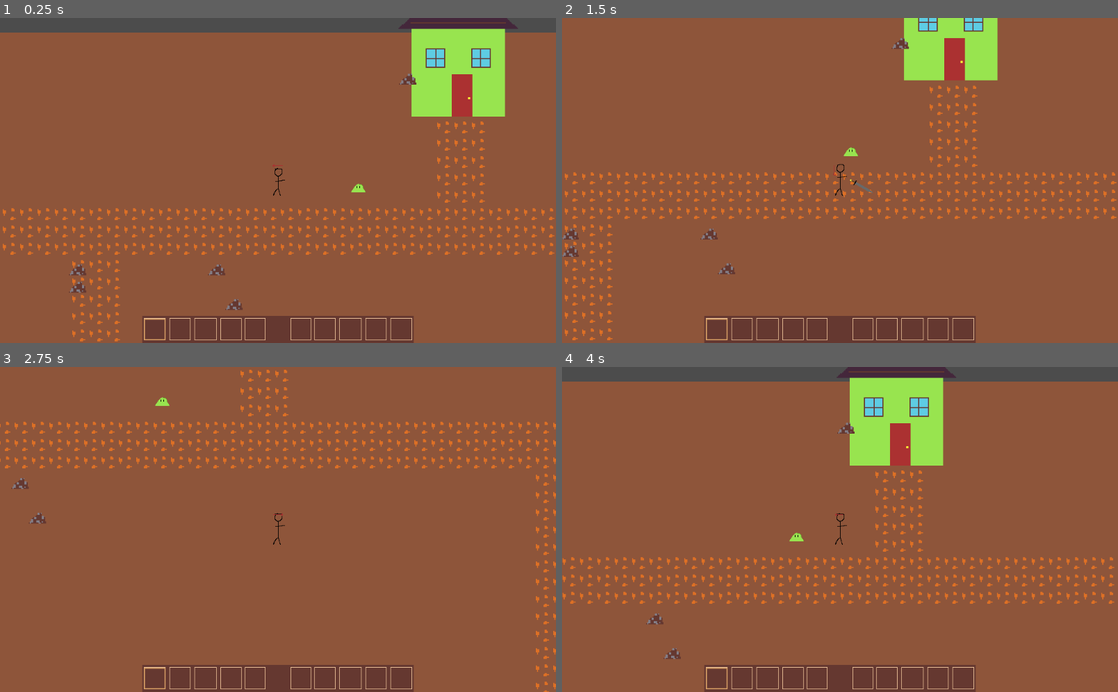
Above: before the commit, frames 1-4 (two rows, left to right).
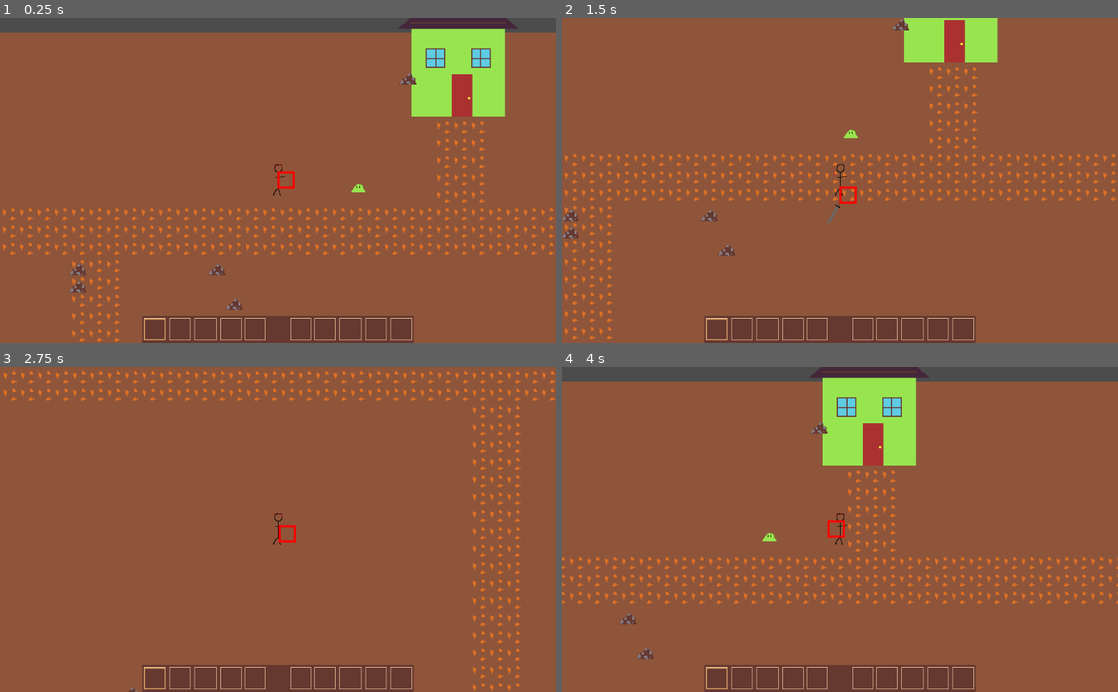
Above: after the commit, the same moments.

Repository: ToxicGLaDOS/cavetown
Game: Godot game, scene res://main.tscn
Same seed, same stepped clock (60 frames per second), same inputs: the game is played once before the commit and once after it.
Inputs:
- Up to frame 1 (0.25 s): no input
- Up to frame 2 (1.5 s): tap Enter at 0.5 s; hold D 0.53-1.28 s; tap Space at 0.6, 0.77, 1.07 s; hold S from 1.28 s (still down); tap E at 1.35 s
- Up to frame 3 (2.75 s): tap Space at 1.52, 1.55, 1.82, 2.1 s; release S at 2.03 s; hold D from 2.03 s (still down)
- Up to frame 4 (4 s): release D at 2.78 s; hold W 2.78-3.53 s; tap E at 2.85 s; tap Space at 3.02, 3.05, 3.32, 3.6, 3.77 s; hold A from 3.53 s (still down)

The runs differ from the first frame. In frame 1, 0.1% of the frame differs, in the area x 49-53%, y 44-53%; in frame 2, 5.4%; in frame 3, 5.4%; in frame 4, 9.1%, in the area x 0-100%, y 0-90%.

Commit message:
Add movement of hit position when player changes what direction their facing

Diff:
--- a/items/ground_items/ground_item.gd
+++ b/items/ground_items/ground_item.gd
@@ -3,20 +3,11 @@
 
 export(Resource) var item
 
-# Called when the node enters the scene tree for the first time.
-func _ready():
-    pass # Replace with function body.
-
 # Connected to body_entered(body) signal
 func _on_body_entered(body):
-    # TODO: This seems error prone. Probably change this later
-    if body.get_parent().name == "Player":
+    if body.is_in_group("player"):
         var item_stack = ItemStack.new()
         item_stack.item = item
         item_stack.quantity = 1
-        body.get_parent().pickup_item(item_stack)
+        body.pickup_item(item_stack)
         queue_free()
-
-# Called every frame. 'delta' is the elapsed time since the previous frame.
-#func _process(delta):
-#    pass
--- a/main.tscn
+++ b/main.tscn
@@ -33,16 +33,6 @@
 scale = Vector2( 0.5, 0.5 )
 tilemap_path = NodePath("../Ore")
 inventory_path = NodePath("../CanvasLayer/Inventory")
-
-[node name="KinematicBody2D" parent="Player" index="0"]
-speed = 10000.0
-
-[node name="MeshInstance2D" type="MeshInstance2D" parent="."]
-visible = false
-mesh = SubResource( 1 )
-texture = SubResource( 3 )
-script = ExtResource( 5 )
-player = NodePath("../Player/KinematicBody2D/Position2D")
 
 [node name="Ore" parent="." instance=ExtResource( 4 )]
 
@@ -167,4 +157,11 @@
 [node name="Slime" parent="." instance=ExtResource( 6 )]
 position = Vector2( 411.187, 128.723 )
 
+[node name="MeshInstance2D" type="MeshInstance2D" parent="."]
+position = Vector2( -20, 0 )
+mesh = SubResource( 13 )
+texture = SubResource( 14 )
+script = ExtResource( 5 )
+player_path = NodePath("../Player")
+
 [editable path="Player"]
--- a/player/player.gd
+++ b/player/player.gd
@@ -1,25 +1,66 @@
-extends Node2D
-
-
-# Declare member variables here. Examples:
-# var a = 2
-# var b = "text"
+extends KinematicBody2D
 
 export(NodePath) var tilemap_path
 export(NodePath) var hit_position_path
 export(NodePath) var inventory_path
 export(NodePath) var sword_path
+export(NodePath) var animated_sprite_path
 
-# Called when the node enters the scene tree for the first time.
+export(float) var speed
+
+var tilemap: TileMap
+var hit_position: Position2D
+var animated_sprite: AnimatedSprite
+# The distance away from the character that we're hitting
+var hit_position_distance: float
+
+enum Direction {UP, LEFT, DOWN, RIGHT}
+
 func _ready():
-    pass # Replace with function body.
+    tilemap = get_node(tilemap_path)
+    hit_position = get_node(hit_position_path)
+    animated_sprite = get_node(animated_sprite_path)
+    hit_position_distance = hit_position.position.length()
+
+
+# Called every frame. 'delta' is the elapsed time since the previous frame.
+func _process(delta):
+    if Input.is_key_pressed(KEY_W):
+        move_and_slide(Vector2(0, -1) * speed * delta)
+        rotate_character(Direction.UP)
+    if Input.is_key_pressed(KEY_A):
+        move_and_slide(Vector2(-1, 0) * speed * delta)
+        rotate_character(Direction.LEFT)
+    if Input.is_key_pressed(KEY_S):
+        move_and_slide(Vector2(0, 1) * speed * delta)
+        rotate_character(Direction.DOWN)
+    if Input.is_key_pressed(KEY_D):
+        move_and_slide(Vector2(1, 0) * speed * delta)
+        rotate_character(Direction.RIGHT)
+
+func rotate_character(direction):
+    if direction == Direction.UP:
+        animated_sprite.animation = "up"
+        hit_position.position = Vector2(0, 2 * -hit_position_distance)
+        hit_position.rotation_degrees = -90
+    elif direction == Direction.LEFT:
+        animated_sprite.animation = "left"
+        hit_position.position = Vector2(-hit_position_distance, 0)
+        hit_position.rotation_degrees = 180
+    elif direction == Direction.DOWN:
+        animated_sprite.animation = "down"
+        hit_position.position = Vector2(0, 2 * hit_position_distance)
+        hit_position.rotation_degrees = 90
+    elif direction == Direction.RIGHT:
+        animated_sprite.animation = "right"
+        hit_position.position = Vector2(hit_position_distance, 0)
+        hit_position.rotation_degrees = 0
 
 func break_ore():
-        var hit_position = get_node(hit_position_path).global_position
-        var tilemap = get_node(tilemap_path)
+        var position = hit_position.global_position
 
-        var hit_x = floor(hit_position.x / tilemap.cell_size.x)
-        var hit_y = floor(hit_position.y / tilemap.cell_size.y)
+        var hit_x = floor(position.x / tilemap.cell_size.x)
+        var hit_y = floor(position.y / tilemap.cell_size.y)
 
         var hit_cell = tilemap.hit_cell(hit_x, hit_y)
 
@@ -36,7 +77,3 @@
         break_ore()
     if event is InputEventKey and event.pressed and event.scancode == KEY_E:
         swing_sword()
-
-# Called every frame. 'delta' is the elapsed time since the previous frame.
-#func _process(delta):
-#	pass
--- a/player/player.tscn
+++ b/player/player.tscn
@@ -1,7 +1,6 @@
-[gd_scene load_steps=15 format=2]
+[gd_scene load_steps=14 format=2]
 
 [ext_resource path="res://images/player_directional.png" type="Texture" id=1]
-[ext_resource path="res://player/player_movement.gd" type="Script" id=2]
 [ext_resource path="res://player/player.gd" type="Script" id=3]
 [ext_resource path="res://player/sword.tscn" type="PackedScene" id=4]
 
@@ -63,32 +62,28 @@
 "speed": 5.0
 } ]
 
-[node name="Player" type="Node2D"]
+[node name="KinematicBody2D" type="KinematicBody2D" groups=["player"]]
 script = ExtResource( 3 )
-hit_position_path = NodePath("KinematicBody2D/Position2D")
-sword_path = NodePath("KinematicBody2D/Position2D/Sprite")
+hit_position_path = NodePath("Position2D")
+sword_path = NodePath("Position2D/Sprite")
+animated_sprite_path = NodePath("AnimatedSprite")
+speed = 15000.0
 
-[node name="KinematicBody2D" type="KinematicBody2D" parent="."]
-script = ExtResource( 2 )
-speed = 15000.0
-animated_sprite = NodePath("AnimatedSprite")
-
-[node name="CollisionShape2D" type="CollisionShape2D" parent="KinematicBody2D"]
+[node name="CollisionShape2D" type="CollisionShape2D" parent="."]
 shape = SubResource( 1 )
 
-[node name="AnimatedSprite" type="AnimatedSprite" parent="KinematicBody2D"]
+[node name="AnimatedSprite" type="AnimatedSprite" parent="."]
 frames = SubResource( 10 )
-animation = "left"
-frame = 1
+animation = "right"
 speed_scale = 0.2
 playing = true
 
-[node name="Camera2D" type="Camera2D" parent="KinematicBody2D"]
+[node name="Camera2D" type="Camera2D" parent="."]
 current = true
 zoom = Vector2( 0.5, 0.5 )
 
-[node name="Position2D" type="Position2D" parent="KinematicBody2D"]
-position = Vector2( 20.1298, 0.529739 )
+[node name="Position2D" type="Position2D" parent="."]
+position = Vector2( 20, 0 )
 
-[node name="Sprite" parent="KinematicBody2D/Position2D" instance=ExtResource( 4 )]
+[node name="Sprite" parent="Position2D" instance=ExtResource( 4 )]
 visible = false
--- a/player/player_movement.gd
+++ /dev/null
@@ -1,29 +0,0 @@
-extends KinematicBody2D
-
-export(float) var speed
-export(NodePath) var animated_sprite
-
-# comment
-# Declare member variables here. Examples:
-# var a = 2
-# var b = "text"
-
-
-# Called when the node enters the scene tree for the first time.
-func _ready():
-    pass # Replace with function body.
-
-# Called every frame. 'delta' is the elapsed time since the previous frame.
-func _process(delta):
-    if Input.is_key_pressed(KEY_W):
-        move_and_slide(Vector2(0, -1) * speed * delta)
-        get_node(animated_sprite).animation = "up"
-    if Input.is_key_pressed(KEY_A):
-        move_and_slide(Vector2(-1, 0) * speed * delta)
-        get_node(animated_sprite).animation = "left"
-    if Input.is_key_pressed(KEY_S):
-        move_and_slide(Vector2(0, 1) * speed * delta)
-        get_node(animated_sprite).animation = "down"
-    if Input.is_key_pressed(KEY_D):
-        move_and_slide(Vector2(1, 0) * speed * delta)
-        get_node(animated_sprite).animation = "right"
--- a/targeting_mesh/target_mesh.gd
+++ b/targeting_mesh/target_mesh.gd
@@ -7,10 +7,13 @@
 
 var bar_width = 2
 var width = 16
-export(NodePath) var player
+var player: Node2D
+export(NodePath) var player_path
 
 # Called when the node enters the scene tree for the first time.
 func _ready():
+    player = get_node(player_path)
+
     var vertices = PoolVector3Array()
     vertices.push_back(Vector3(0, 0, 0))
     vertices.push_back(Vector3(width, 0, 0))
@@ -58,6 +61,6 @@
 
 # Called every frame. 'delta' is the elapsed time since the previous frame.
 func _process(delta):
-        var x = floor(get_node(player).global_position.x / 16) * 16
-        var y = floor(get_node(player).global_position.y / 16) * 16
+        var x = floor(player.hit_position.global_position.x / 16) * 16
+        var y = floor(player.hit_position.global_position.y / 16) * 16
         position = Vector2(x, y)
Not shown: 1 places in main.tscn that only renumber resources
